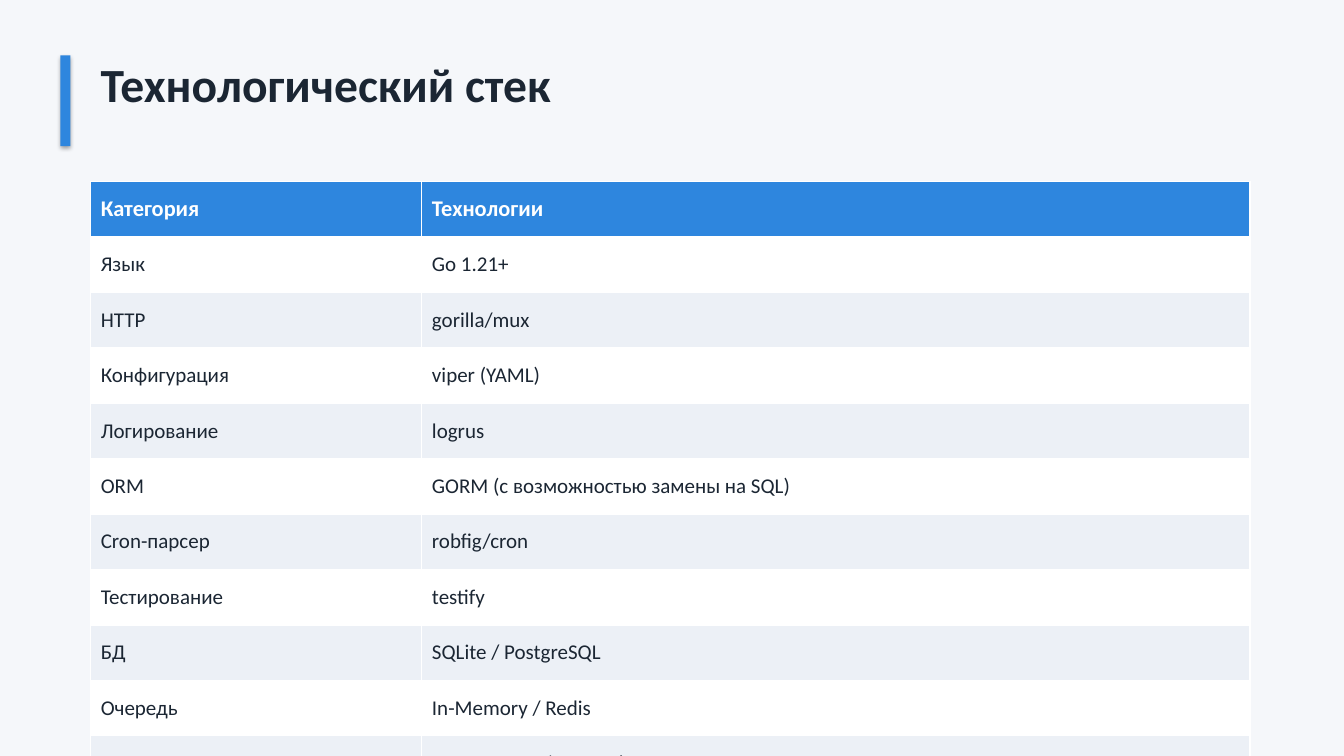
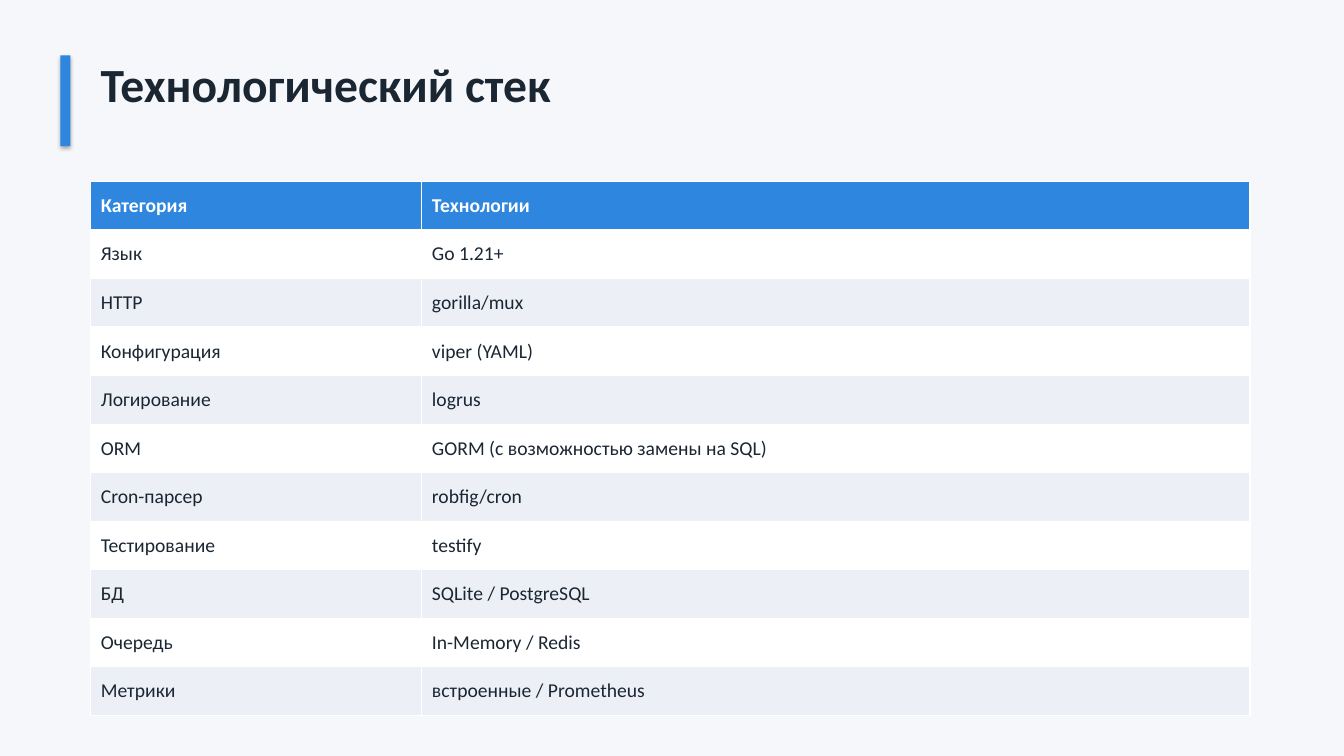
Before and after one commit to asvec6767/adaptive_cron, a slide deck: slide 11 of adaptive_cron.pptx (slide 10 before the commit). Drawn at 1344x756 pixels with LibreOffice and Linux fonts; fonts in the diff are those of the drawing. Boxes give left, top, right and bottom in pixels: in the first picture for what was removed or moved away, otherwise in the second. Text is boxed around its words. In the diff, an @@ line names an element or a change of style, - is before the commit and + after.

```diff
--- a/adaptive_cron.pptx
+++ b/adaptive_cron.pptx
@@ table at (91, 181, 1250, 716) @@
@@ size 16 to 14 pt in "Категория", "Технологии" @@
@@ size 15 to 14 pt @@
```
Also in this commit, not shown: 3 other slides changed, 2 slides added, 1 other file.
